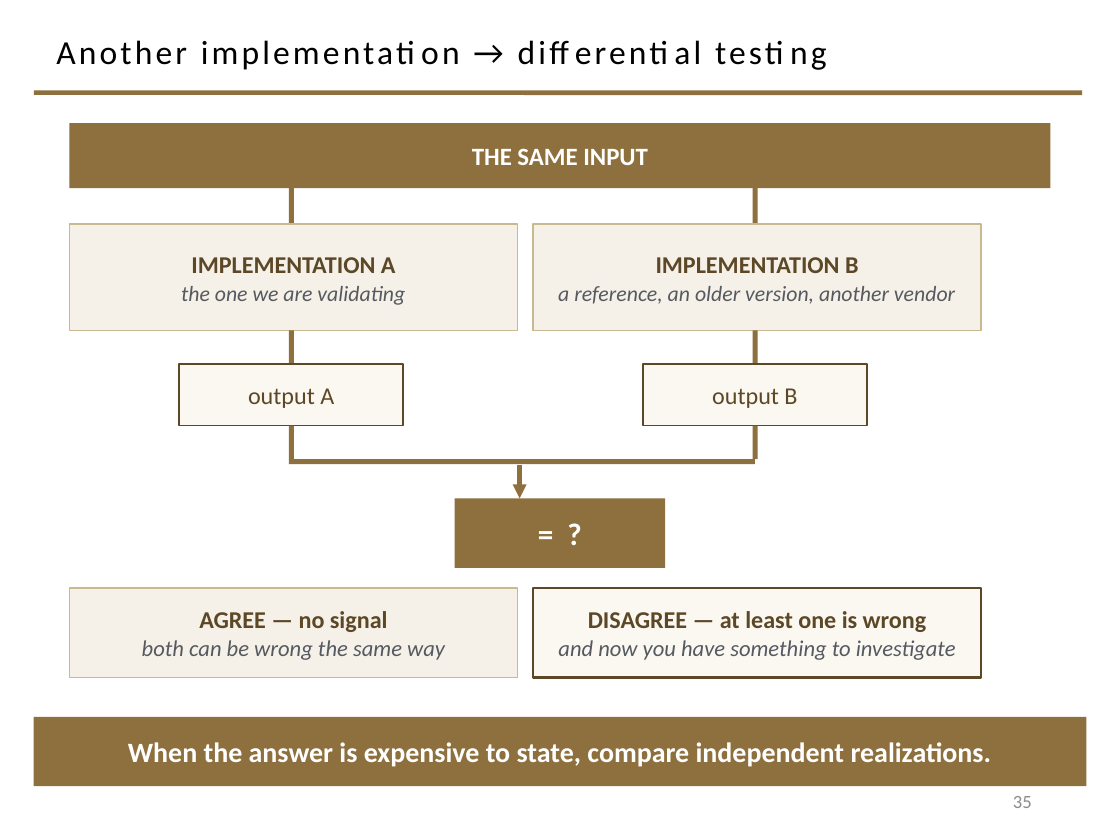
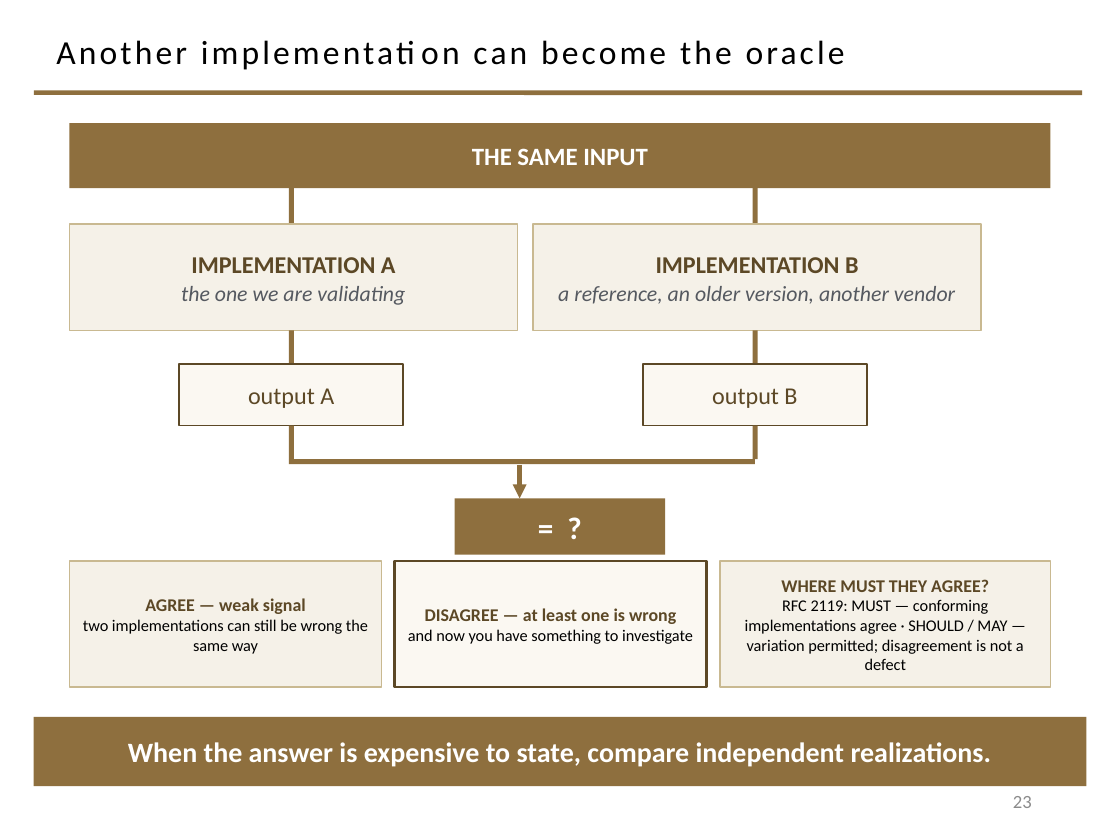
Before and after one commit to davisjam/model-based-agentic-software-engineering, a slide deck: slide 23 of course/lectures/act-1-foundations/08-validation/1-8-Validation.pptx (slide 35 before the commit). Drawn at 1120x840 pixels with LibreOffice and Linux fonts; fonts in the diff are those of the drawing; background and template pictures are left out. Boxes give left, top, right and bottom in pixels: in the first picture for what was removed or moved away, otherwise in the second. Text is boxed around its words. In the diff, an @@ line names an element or a change of style, - is before the commit and + after.

```diff
--- a/course/lectures/act-1-foundations/08-validation/1-8-Validation.pptx
+++ b/course/lectures/act-1-foundations/08-validation/1-8-Validation.pptx
@@ title at [56, 40, 845, 65]: text changed @@
-Another implementation → differential testing
+Another implementation can become the oracle
@@ rectangle "= ?": place and size @@
-rectangle "= ?" at [455, 498, 665, 568]
+rectangle "= ?" at [455, 498, 665, 554]
@@ rectangle "AGREE — weak signal": place and size @@
-rectangle "AGREE — weak signal" at [69, 588, 517, 678]
+rectangle "AGREE — weak signal" at [69, 561, 382, 688]
@@ rectangle "DISAGREE — at least one ...": place and size @@
-rectangle "DISAGREE — at least one ..." at [533, 588, 981, 678]
+rectangle "DISAGREE — at least one ..." at [394, 561, 707, 688]
@@ rectangle "DISAGREE — at least one ..." at [394, 561, 707, 688]: size 15.5 to 11.5 pt in "DISAGREE — at least one is wrong"; size 14.5 to 10.5 pt, text colour #555960 to #000000, italic off in "and now you have something to investigate" @@
@@ rectangle added at [720, 561, 1051, 688], fill #F5F1E8, outline #C9B991 1 pt, 10.5 pt, text #000000 @@
+WHERE MUST THEY AGREE?
+RFC 2119: MUST — conforming implementations agree · SHOULD / MAY — variation permitted; disagreement is not a defect
@@ text in rectangle at [83, 598, 368, 654]: text changed; size 14.5 to 10.5 pt; text colour #555960 to #000000; italic off @@
-AGREE — no signal
-both can be wrong the same way
+AGREE — weak signal
+two implementations can still be wrong the same way
@@ page number at [1013, 796, 1032, 808]: text changed @@
-35
+23
```
Also in this commit, not shown: 21 other slides changed, 4 slides added, 30 slides removed.
